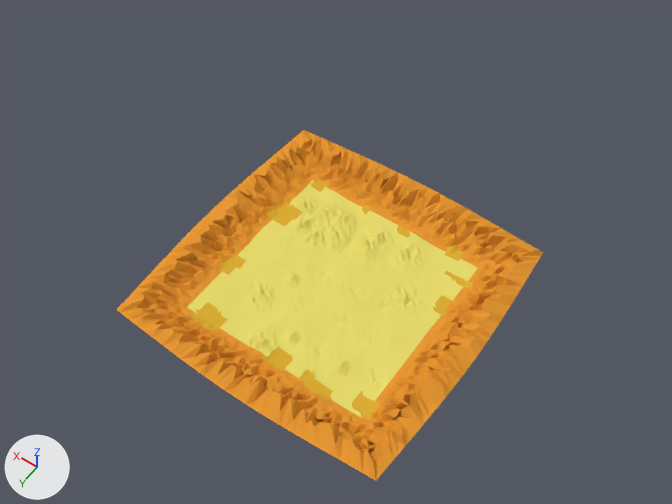
Before and after pictures for a commit that changed the Blender file Assets/_Models/desertTerrain.blend.
The view is the same before and after, from a 50 mm camera at (-135.0, 187.0, 319.0) aimed at (12.0, -18.0, -3.0). Arrows for +X, +Y and +Z are at lower left; the lights stay in place.
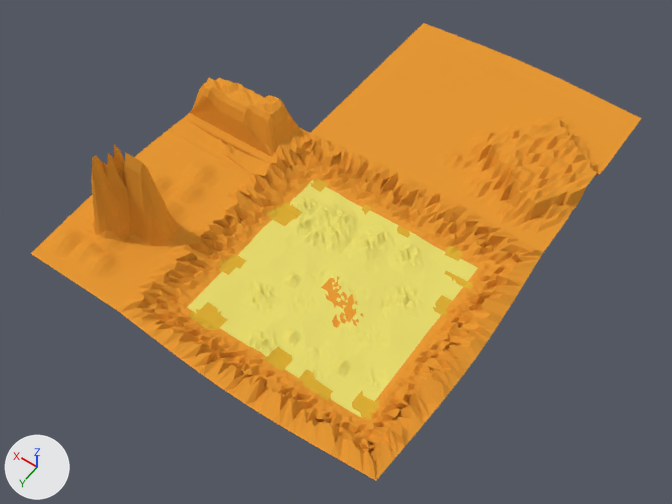
Location of each change, (x1, y1, x2, y2) in pixels of the pictures (672 x 504 px):
'Plane.001', reshaped (44% wider, 30% taller): before (117, 130, 543, 481); after (30, 23, 642, 481)
part 1 of me_plane_001, built on: before (272, 130, 305, 160); after (30, 23, 642, 310)
part 2 of me_plane_001, recoloured (yellow to orange): (321, 276, 363, 328) in both

The edits, one by one:
me_plane_001 is used by ob_plane_001; location (0.0, 0.0, 0.0).
me_plane_001 had 4481 vertices, 8704 faces and spanned x -67.0..67.0, y -67.0..67.0, z -1.7..8.3.
me_plane_001 now has 7272 vertices, 14204 faces and spans x -67.0..117.3, y -167.7..67.0, z -1.7..49.6.
me_plane_001 part 1: 11 vertices moved from x 64.0..65.3, y -62.0..-42.8, z 4.8 to x 64.0..65.3, y -62.0..-42.8, z 4.9..9.3; 2791 vertices added at x -63.9..117.3, y -167.7..63.9, z 4.8..49.6.
me_plane_001 part 2: 96 faces spanning x -18.9..4.3, y -4.8..15.9, z -0.8..1.1 switch from mat_main (yellow #e7dc6e) to mat_ranges (orange #e79935).
